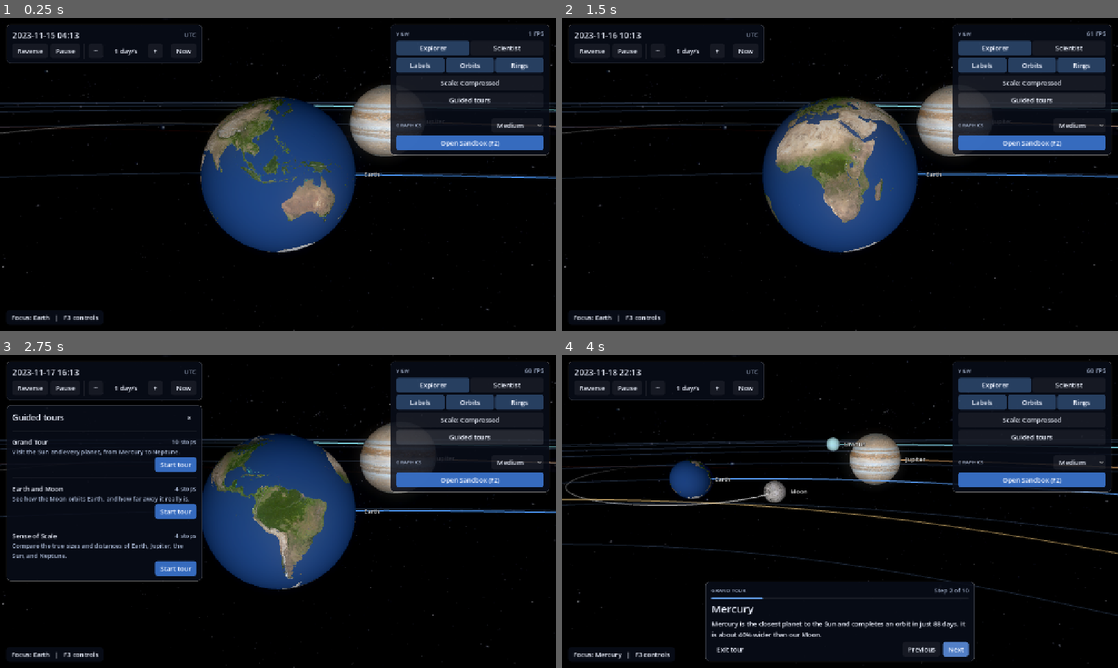
Above: before the commit, frames 1-4 (two rows, left to right).
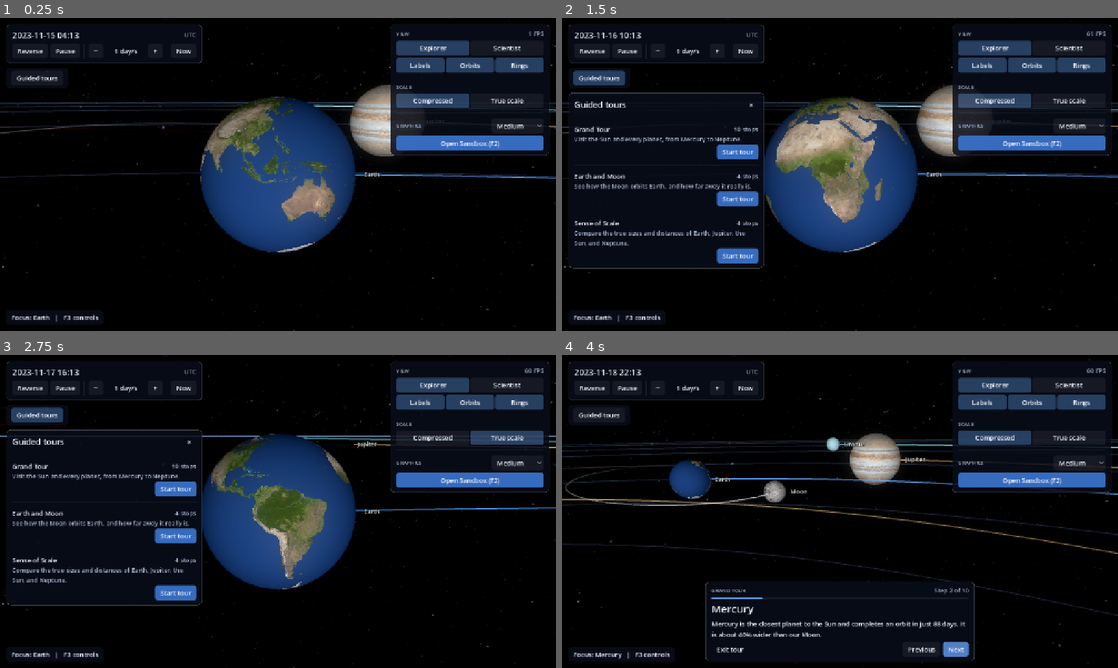
Above: after the commit, the same moments.

Repository: Ablebil/orrery
Game: Godot game, scene res://modes/explore/explore_mode.tscn
Same seed, same stepped clock (60 frames per second), same inputs: the game is played once before the commit and once after it.
Inputs (mouse positions are in pixels of both pictures, inside the frame that each line leads up to):
- Up to frame 1 (0.25 s): no input
- Up to frame 2 (1.5 s): click "Guided tours" at 0.5 s; click (995, 99) at 1.25 s, where only the run after the commit has a clickable "Compressed"
- Up to frame 3 (2.75 s): click (505, 436) at 2 s, where only the run after the commit has a clickable "True scale"
- Up to frame 4 (4 s): click "Start tour" at 2.75 s; click "Next" at 3.5 s

The runs differ from the first frame. In frame 1, 1.6% of the frame differs, in the area x 2-99%, y 16-44%; in frame 2, 5.2%; in frame 3, 9.7%, in the area x 0-100%, y 16-81%; in frame 4, 1.6%.

Commit message:
feat(explore): add segmented scale control, tours chip, and distance ring labels

Diff:
--- a/godot/modes/explore/explore_mode.gd
+++ b/godot/modes/explore/explore_mode.gd
@@ -6,9 +6,10 @@
 const CLICK_MOVE_TOLERANCE := 6.0
 const MOON_LABEL_HIDE_DISTANCE := 40.0
 const SCREEN_MARGIN := 40.0
+const SCALE_NAMES: Array[String] = ["Compressed", "True scale"]
 const HELP_TEXT := (
 	"WASD move   Q/E down/up   Shift boost   Right mouse look   Wheel speed   Click select   Double-click focus\n"
-	+ "Space pause   R reverse   [ ] time speed   N now   T scale   L labels   O orbit lines   M level\n"
+	+ "Space pause   R reverse   [ ] time speed   N now   T scale   L labels   O orbit lines   G distance rings   M level\n"
 	+ "1-0 focus body   Tab next   F free flight   F2 sandbox   F3 help   H hide"
 )
 
@@ -22,7 +23,8 @@
 var _tour_menu := TourMenu.new()
 var _tour_player := TourPlayer.new()
 var _tours: Array[Dictionary] = []
-var _scale_button: Button
+var _scale_control := SegmentedControl.new(SCALE_NAMES, "Distance and size scale (T)")
+var _tours_button: Button
 var _selected_id := ""
 var _info_timer := 0.0
 var _press_position := Vector2.ZERO
@@ -41,9 +43,18 @@
 	hud.left_column.add_child(_tour_menu)
 	hud.bottom_center.add_child(_tour_panel)
 	_tour_menu.populate(_tours)
-	_scale_button = Hud.make_button("", func() -> void: _set_scale_mode(_other_scale_mode()))
-	hud.add_setting(_scale_button)
-	hud.add_setting(Hud.make_button("Guided tours", _toggle_tour_menu))
+	hud.add_setting(HSeparator.new())
+	hud.add_setting(Hud.section_label("Scale"))
+	hud.add_setting(_scale_control)
+	_scale_control.selected.connect(func(index: int) -> void: _set_scale_mode(index as ScaleMapper.Mode))
+	_tours_button = Hud.make_button("Guided tours", _toggle_tour_menu, "Choose a guided tour")
+	_tours_button.toggle_mode = true
+	var tours_chip := PanelContainer.new()
+	tours_chip.theme_type_variation = "ChipPanel"
+	tours_chip.size_flags_horizontal = Control.SIZE_SHRINK_BEGIN
+	tours_chip.add_child(_tours_button)
+	hud.left_column.add_child(tours_chip)
+	hud.left_column.move_child(tours_chip, 1)
 	hud.set_help(HELP_TEXT)
 	hud.set_mode_switch("Open Sandbox (F2)")
 	for index in model.bodies.size():
@@ -51,6 +62,7 @@
 	_info_panel.focus_requested.connect(_fly_to)
 	_info_panel.close_requested.connect(_clear_selection)
 	_tour_menu.tour_selected.connect(_start_tour)
+	_tour_menu.close_requested.connect(_toggle_tour_menu)
 	_tour_player.step_changed.connect(_on_tour_step)
 	_tour_player.stopped.connect(_on_tour_stopped)
 	_tour_panel.previous_pressed.connect(_tour_player.previous)
@@ -75,7 +87,8 @@
 		_refresh_info_values()
 	hud.refresh(clock)
 	hud.set_status("Focus: " + _focus_name())
-	_scale_button.text = "Scale: " + ("True" if renderer.mapper.mode == ScaleMapper.Mode.TRUE_SCALE else "Compressed")
+	_scale_control.select(renderer.mapper.mode)
+	_tours_button.set_pressed_no_signal(_tour_menu.visible)
 
 
 func _unhandled_input(event: InputEvent) -> void:
@@ -109,6 +122,7 @@
 
 func _on_preferences_changed() -> void:
 	renderer.set_trails_visible(Preferences.trails_visible)
+	renderer.set_rings_visible(Preferences.rings_visible)
 	_refresh_selection_content()
 	if _tour_player.active and not _current_step.is_empty():
 		_tour_panel.refresh_text(_current_step)
@@ -242,6 +256,8 @@
 
 func _update_labels() -> void:
 	var entries: Array = []
+	if Preferences.labels_visible:
+		append_ring_labels(entries, renderer.ring_label_entries())
 	if not Preferences.labels_visible and _selected_id == "":
 		_labels.set_entries(entries)
 		return
@@ -302,7 +318,6 @@
 
 func _on_tour_stopped() -> void:
 	_current_step = {}
-	hud.set_help_visible(true)
 	_tour_panel.dismiss()
 	_refresh_selection_content()
 
